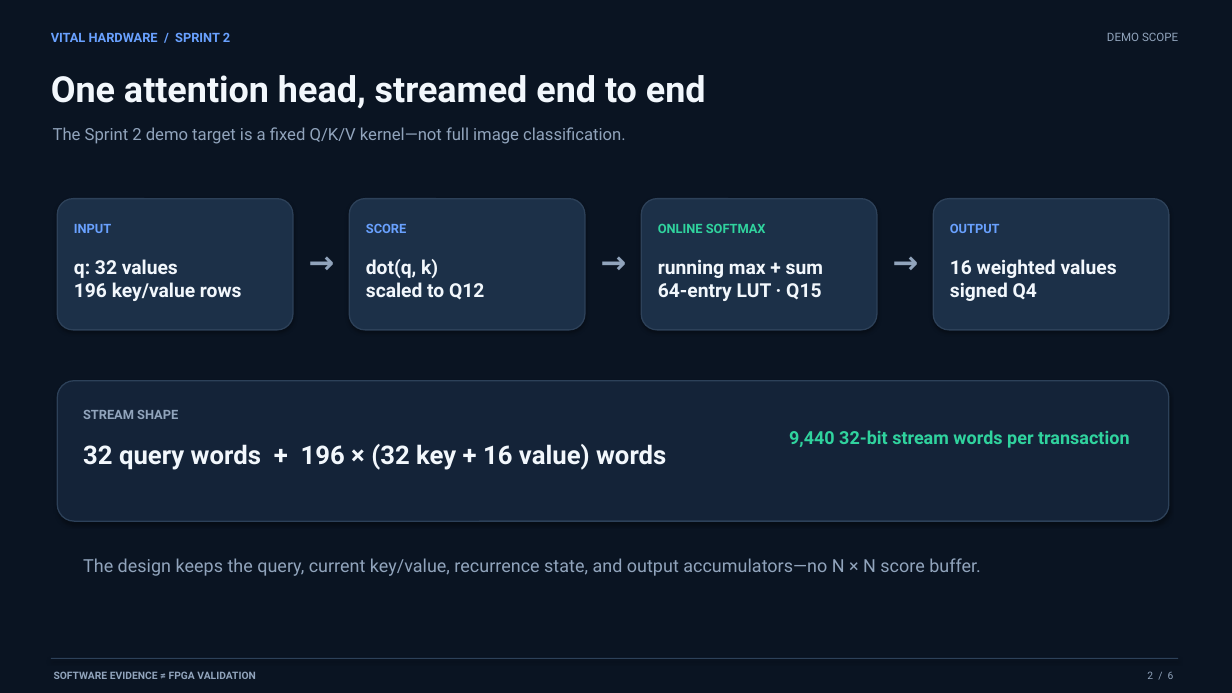
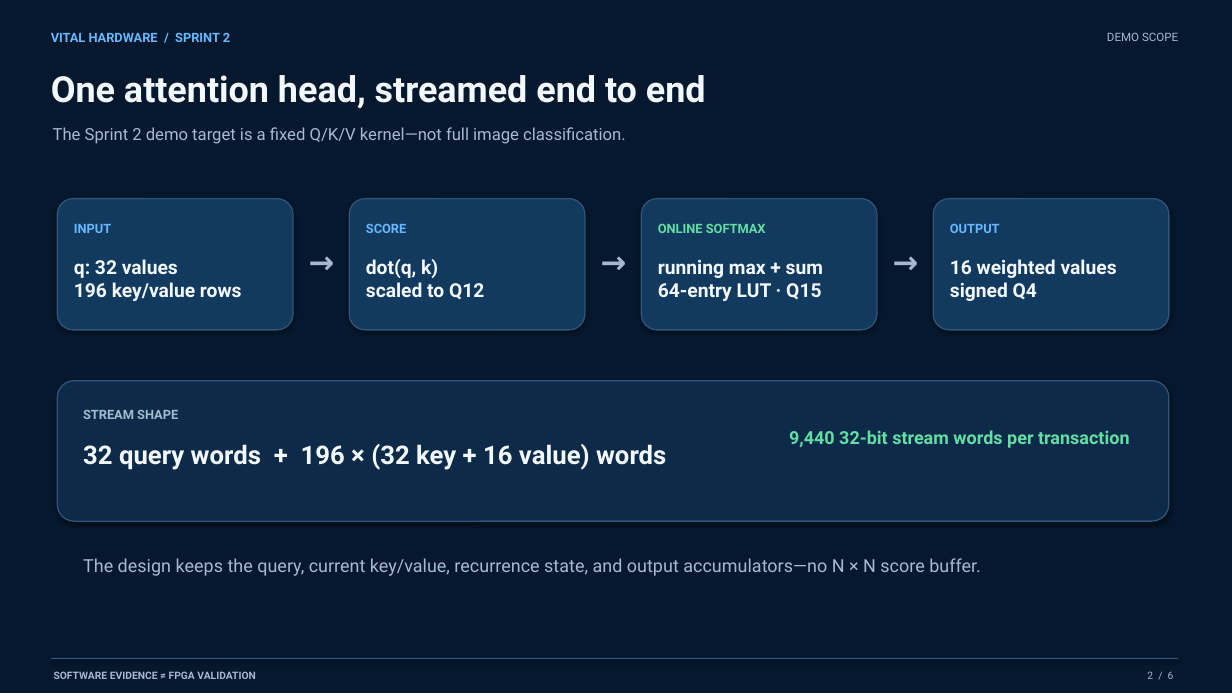
Before and after one commit to DomMurphy-git/ViTAl-Hardware, a slide deck: slide 2 of docs/presentations/Sprint2_Progress.pptx. Drawn at 1232x693 pixels with LibreOffice and Linux fonts; fonts in the diff are those of the drawing. Boxes give left, top, right and bottom in pixels: in the first picture for what was removed or moved away, otherwise in the second. Text is boxed around its words. In the diff, an @@ line names an element or a change of style, - is before the commit and + after.

```diff
--- a/docs/presentations/Sprint2_Progress.pptx
+++ b/docs/presentations/Sprint2_Progress.pptx
@@ background #0A1422 to #06182D @@
@@ fill #1C3048 to #123A5E; outline #2D4159 1 pt to #315477 1 pt in 4 elements at (x1=57, y1=199, x2=293, y2=330), (x1=349, y1=199, x2=585, y2=330), (x1=641, y1=199, x2=877, y2=330), (x1=933, y1=199, x2=1169, y2=330) @@
@@ text "ONLINE SOFTMAX" at (x1=658, y1=224, x2=766, y2=233): text colour #30D39E to #62DDA4 @@
@@ text colour #69A1FF to #68B7FF in 4 elements at (x1=51, y1=32, x2=230, y2=42), (x1=74, y1=224, x2=111, y2=233), (x1=366, y1=224, x2=406, y2=233), (x1=950, y1=224, x2=1000, y2=233) @@
@@ text colour #91A4BC to #A4BAD0 in 9 elements at (x1=1107, y1=32, x2=1178, y2=41), (x1=53, y1=127, x2=626, y2=144), (x1=54, y1=671, x2=256, y2=679), (x1=1147, y1=671, x2=1174, y2=679), (x1=83, y1=410, x2=178, y2=419), (x1=83, y1=558, x2=981, y2=576), (x1=302, y1=242, x2=341, y2=281), (x1=594, y1=242, x2=633, y2=281), (x1=886, y1=242, x2=925, y2=281) @@
@@ rounded rectangle at (x1=57, y1=381, x2=1169, y2=521): fill #142338 to #0D2B49; outline #2D4159 1 pt to #315477 1 pt @@
@@ text "9,440 32-bit stream words per ..." at (x1=789, y1=430, x2=1129, y2=448): text colour #30D39E to #62DDA4 @@
@@ text colour #F2F7FC to #F3F8FF in 5 elements at (x1=74, y1=259, x2=242, y2=301), (x1=366, y1=259, x2=484, y2=300), (x1=658, y1=260, x2=823, y2=301), (x1=950, y1=259, x2=1117, y2=301), (x1=83, y1=444, x2=666, y2=470) @@
@@ rectangle at (x1=51, y1=658, x2=1178, y2=659): fill #2D4159 to #315477 @@
```
Also in this commit, not shown: 5 other slides changed, 4 other files.
